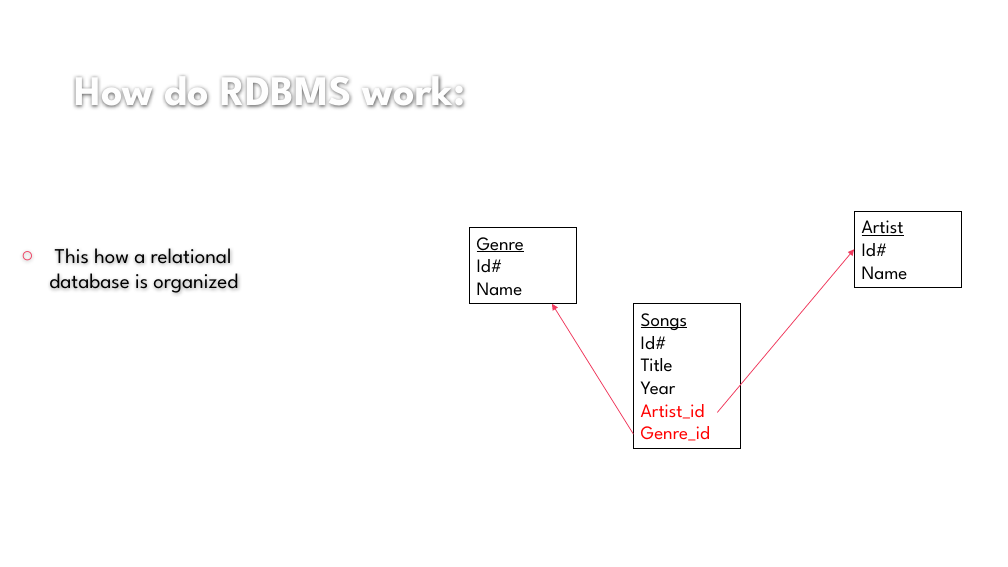
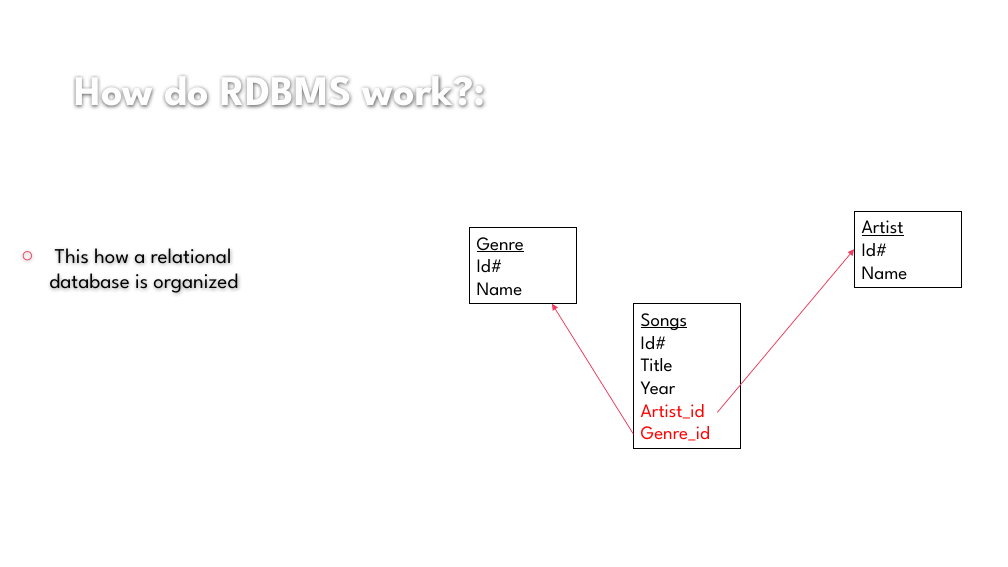
Before and after one commit to mtchem/GDI_Beginning_SQL, a slide deck: slide 6 of Beginning_SQL_pres.pptx (slide 5 before the commit). Drawn at 1008x567 pixels with LibreOffice and Linux fonts; fonts in the diff are those of the drawing; background and template pictures are left out. Boxes give left, top, right and bottom in pixels: in the first picture for what was removed or moved away, otherwise in the second. Text is boxed around its words. In the diff, an @@ line names an element or a change of style, - is before the commit and + after.

```diff
--- a/Beginning_SQL_pres.pptx
+++ b/Beginning_SQL_pres.pptx
@@ title at box(75, 76, 485, 108): text changed @@
-How do RDBMS work:
+How do RDBMS work?:
```
Also in this commit, not shown: 9 other slides changed, 14 slides added, 7 slides removed, 7 other files.
